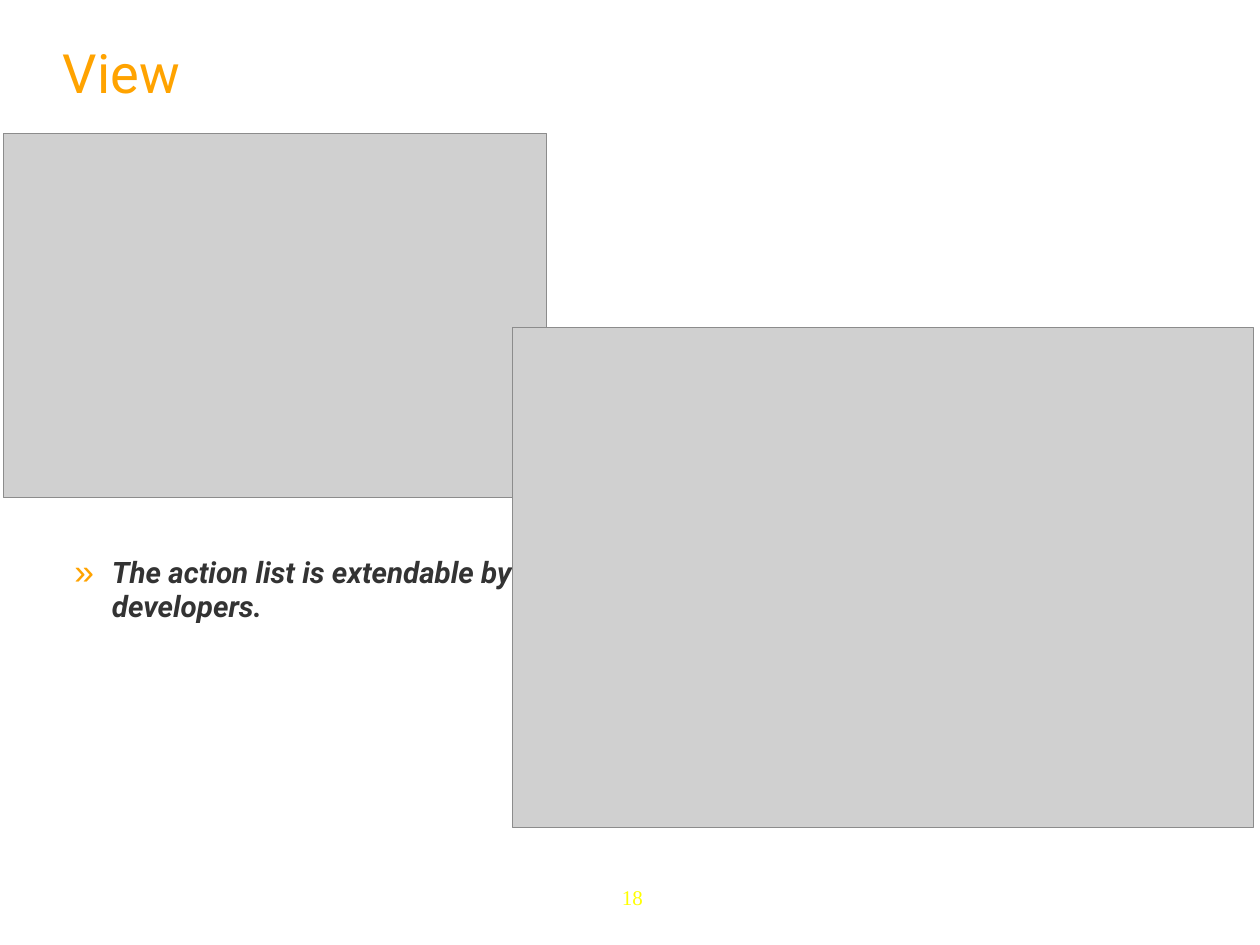
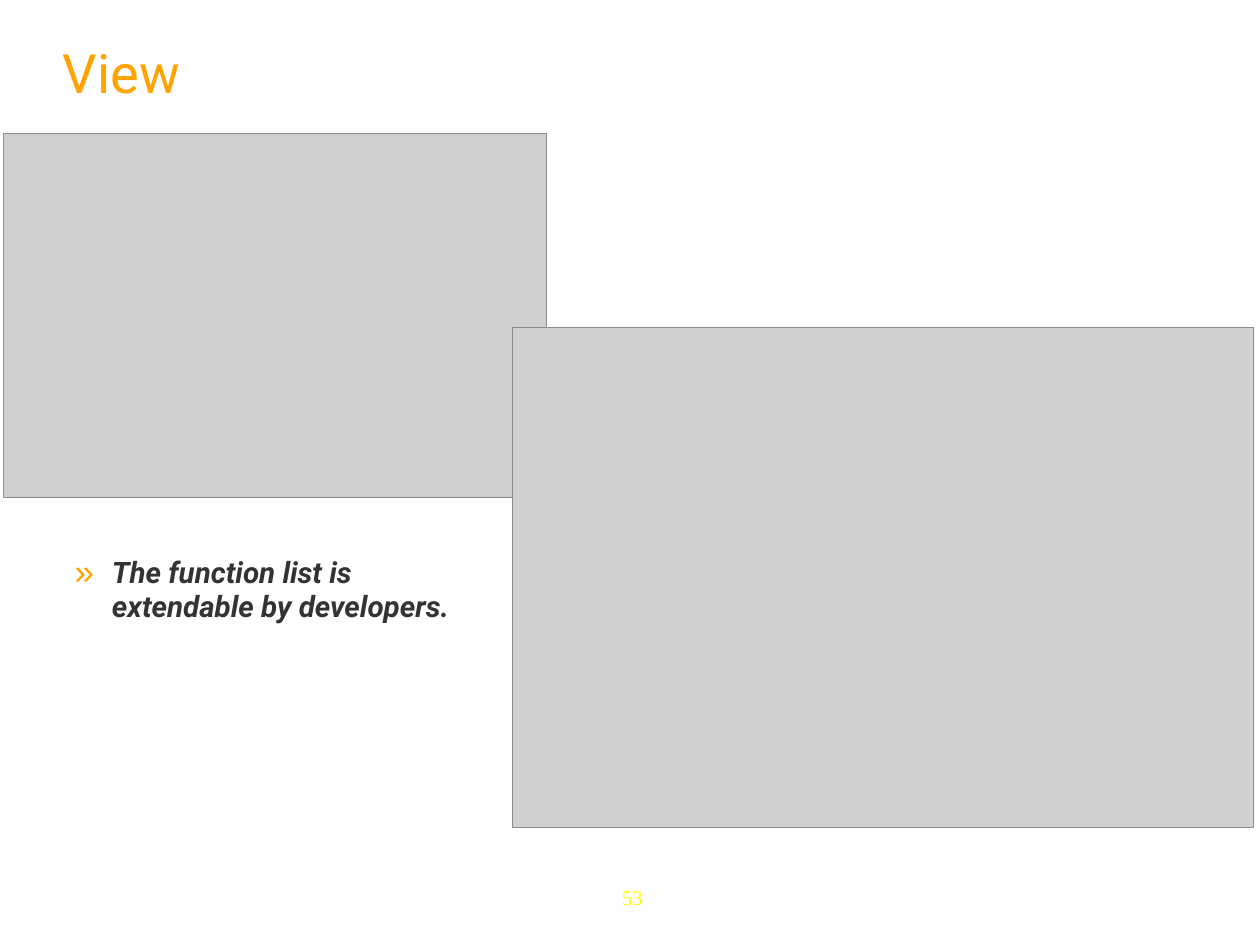
Before and after one commit to anhvurz90/training, a slide deck: slide 53 of slides/exo-fundamentals/en/060 ECM-Intro-XFund-en.ppt (slide 18 before the commit). Drawn at 1260x945 pixels with LibreOffice and Linux fonts; fonts in the diff are those of the drawing; grey boxes stand for pictures; background and template pictures are left out. Boxes give left, top, right and bottom in pixels: in the first picture for what was removed or moved away, otherwise in the second. Text is boxed around its words. In the diff, an @@ line names an element or a change of style, - is before the commit and + after.

```diff
--- a/slides/exo-fundamentals/en/060 ECM-Intro-XFund-en.ppt
+++ b/slides/exo-fundamentals/en/060 ECM-Intro-XFund-en.ppt
@@ text at [112,560,449,624]: text changed @@
-» The action list is extendable by
-  developers.
+» The function list is
+  extendable by developers.
@@ page number at [622,891,643,906]: text changed @@
-18
+53
```
Also in this commit, not shown: 6 other slides changed, 43 slides added, 8 slides removed, 1 other file.
